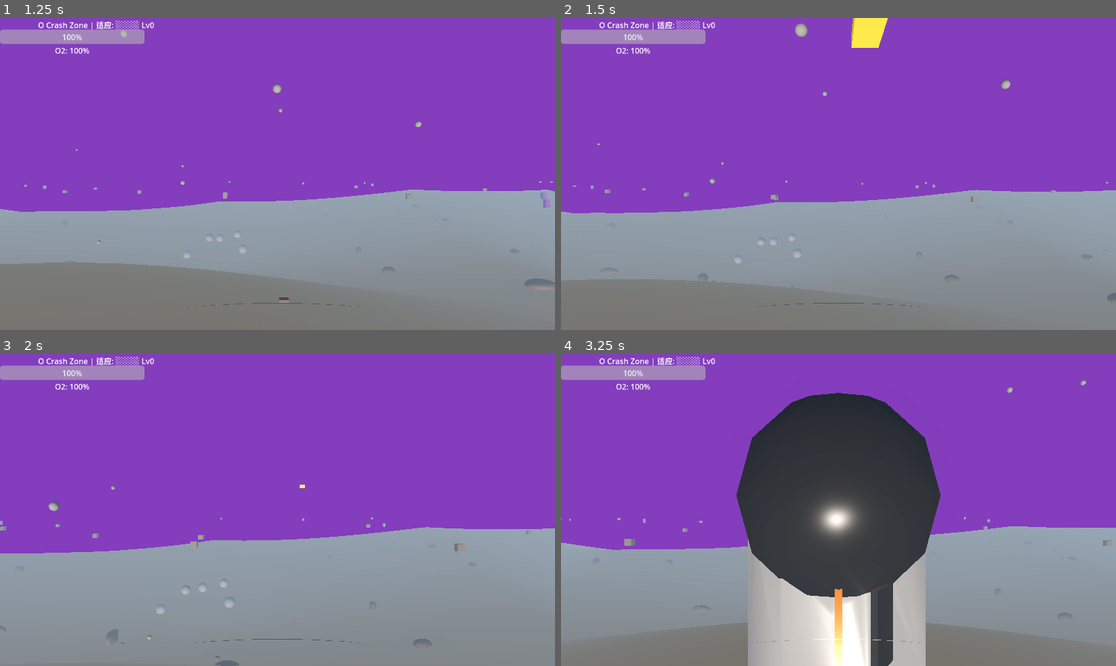
Above: before the commit, frames 1-4 (two rows, left to right).
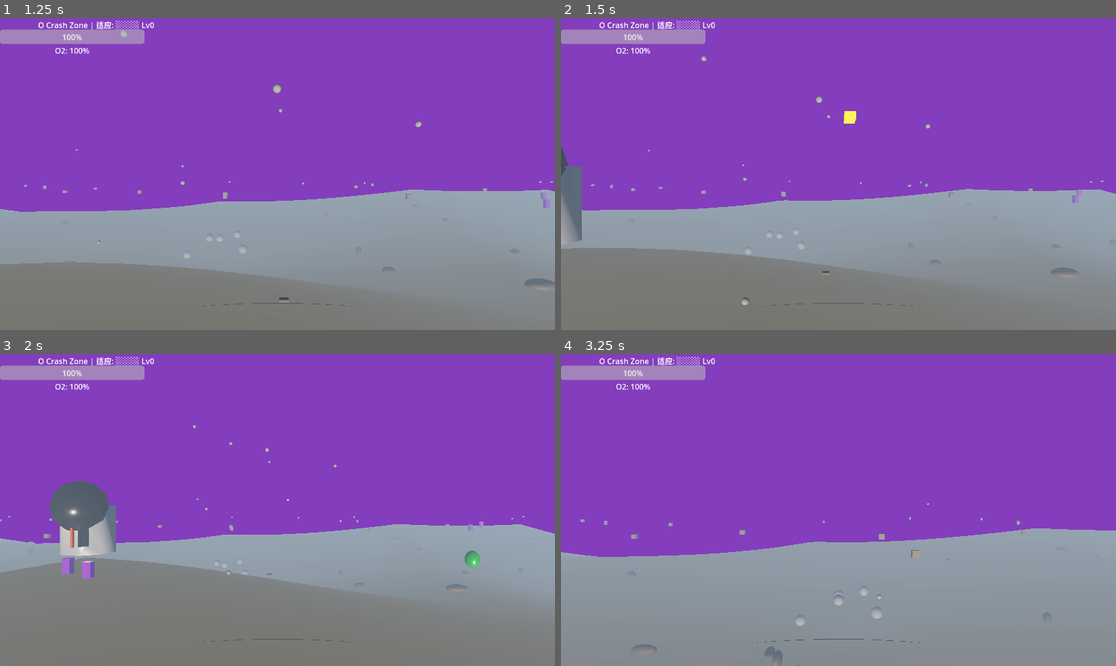
Above: after the commit, the same moments.

Repository: qnctx/star-abyss-game
Game: Godot game, scene res://scenes/main.tscn
Same seed, same stepped clock (60 frames per second), same inputs: the game is played once before the commit and once after it.
Inputs (mouse positions are in pixels of both pictures, inside the frame that each line leads up to):
- Up to frame 1 (1.25 s): move the mouse to (399, 158) at 0.52 s; hold D (move_right) from 0.53 s (still down); hold E (interact) from 0.53 s (still down)
- Up to frame 2 (1.5 s): move the mouse to (727, 189) at 1.27 s; release D (move_right) at 1.28 s; release E (interact) at 1.28 s; hold S (move_back) from 1.28 s (still down); click (727, 189) at 1.35 s
- Up to frame 3 (2 s): keep holding S (move_back)
- Up to frame 4 (3.25 s): move the mouse to (894, 441) at 2.02 s; release S (move_back) at 2.03 s; hold D (move_right) 2.03-2.78 s; hold Shift (sprint) 2.03-2.78 s; move the mouse to (810, 572) at 2.77 s; hold W (move_forward) from 2.78 s (still down); tap T (teleport) at 2.85 s

Frame 1 is identical in both runs. In frame 2, 7.5% of the frame differs, in the area x 0-100%, y 0-92%; in frame 3, 24%; in frame 4, 34%, in the area x 0-100%, y 8-100%.

Commit message:
Fix W/S direction: swap move_forward/move_back in get_vector

Diff:
--- a/src/scripts/player.gd
+++ b/src/scripts/player.gd
@@ -31,7 +31,7 @@
 		_try_teleport()
 
 	# Movement — freeze Y so player stays on terrain plane
-	var input_dir = Input.get_vector("move_left", "move_right", "move_back", "move_forward")
+	var input_dir = Input.get_vector("move_left", "move_right", "move_forward", "move_back")
 	var is_sprinting = Input.is_action_pressed("sprint")
 
 	var current_speed = sprint_speed if is_sprinting else speed
